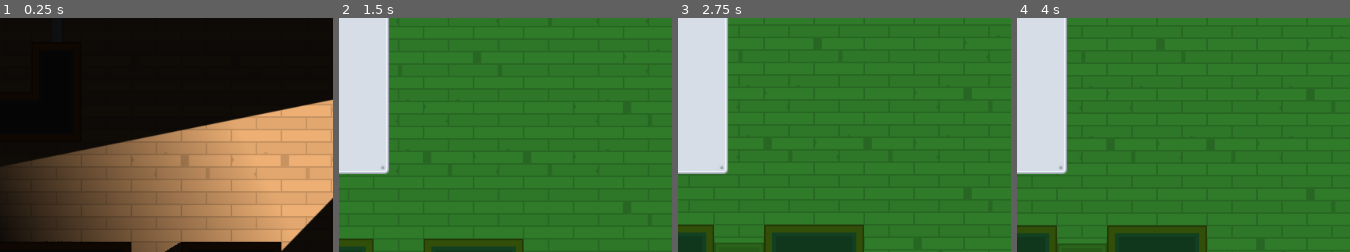
Above: before the commit, frames 1-4 (left to right).
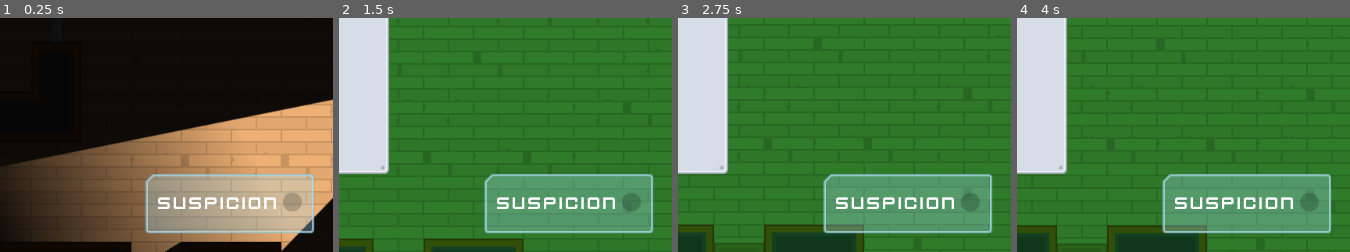
Above: after the commit, the same moments.

Repository: kleimaj/top-down-sneaky
Game: Godot game, scene res://Levels/Level1.tscn
The game is run twice, just before and just after one commit, with the same random seed, the same clock (stepped at 60 frames per second) and the same inputs.
Inputs (mouse positions are % of the whole screen's width and height, from its top left):
- Up to frame 1 (0.25 s): no input
- Up to frame 2 (1.5 s): tap Enter at 0.5 s; move the mouse to (81, 29) at 0.52 s; hold D (move_right) 0.53-1.28 s; tap Space (fire) at 0.6, 1.35 s; click (81, 29) at 0.67 s; move the mouse to (48, 50) at 1.27 s; hold S (move_down) from 1.28 s (still down); click (48, 50) at 1.42 s
- Up to frame 3 (2.75 s): release S (move_down) at 2 s; click "OK" at 2 s
- Up to frame 4 (4 s): click "OK" at 2.75 s; click "1" at 3.5 s
The pictures show only the part of the screen within x 50-100%, y 50-100%; the shares and areas given below are measured in that part.

The runs differ from the first frame. In frame 1, 13% of the frame differs, in the area x 43-95%, y 66-93%; in frame 2, 13%; in frame 3, 13%; in frame 4, 13%.
Error in both runs: Invalid get index '0' (on base: 'PoolVector2Array'). (res://Characters/NPCs/Guard.gd:22)

Commit message:
initializes suspicion meter in GUI

Diff:
--- /dev/null
+++ b/Interface/GUI.tscn
@@ -0,0 +1,63 @@
+[gd_scene load_steps=5 format=2]
+
+[ext_resource path="res://GFX/Interface/PNG/glassPanel_cornerTL.png" type="Texture" id=1]
+[ext_resource path="res://Interface/Theme.tres" type="Theme" id=2]
+[ext_resource path="res://GFX/Interface/PNG/dot_shadow.png" type="Texture" id=3]
+[ext_resource path="res://GFX/Interface/PNG/dotRed.png" type="Texture" id=4]
+
+[node name="GUI" type="CanvasLayer"]
+
+[node name="Control" type="Control" parent="."]
+anchor_right = 1.0
+anchor_bottom = 1.0
+mouse_filter = 2
+theme = ExtResource( 2 )
+__meta__ = {
+"_edit_use_anchors_": false
+}
+
+[node name="NinePatchRect" type="NinePatchRect" parent="Control"]
+anchor_left = 1.0
+anchor_top = 1.0
+anchor_right = 1.0
+anchor_bottom = 1.0
+margin_left = -240.0
+margin_top = -100.0
+margin_right = -24.0
+margin_bottom = -24.0
+texture = ExtResource( 1 )
+patch_margin_left = 20
+patch_margin_top = 20
+patch_margin_right = 20
+patch_margin_bottom = 20
+__meta__ = {
+"_edit_use_anchors_": false
+}
+
+[node name="CenterContainer" type="CenterContainer" parent="Control/NinePatchRect"]
+anchor_right = 1.0
+anchor_bottom = 1.0
+margin_left = 6.0
+margin_top = 6.0
+margin_right = -6.0
+margin_bottom = -6.0
+
+[node name="HBoxContainer" type="HBoxContainer" parent="Control/NinePatchRect/CenterContainer"]
+margin_left = 10.0
+margin_top = 18.0
+margin_right = 194.0
+margin_bottom = 45.0
+
+[node name="Label" type="Label" parent="Control/NinePatchRect/CenterContainer/HBoxContainer"]
+margin_right = 156.0
+margin_bottom = 27.0
+custom_colors/font_color = Color( 1, 1, 1, 1 )
+text = "Suspicion"
+
+[node name="TextureProgress" type="TextureProgress" parent="Control/NinePatchRect/CenterContainer/HBoxContainer"]
+margin_left = 160.0
+margin_right = 184.0
+margin_bottom = 27.0
+texture_under = ExtResource( 3 )
+texture_progress = ExtResource( 4 )
+fill_mode = 4
--- a/Levels/TemplateLevel.tscn
+++ b/Levels/TemplateLevel.tscn
@@ -1,9 +1,10 @@
-[gd_scene load_steps=22 format=2]
+[gd_scene load_steps=23 format=2]
 
 [ext_resource path="res://Tiles/Tiles.tres" type="TileSet" id=1]
 [ext_resource path="res://Characters/Player.tscn" type="PackedScene" id=2]
 [ext_resource path="res://GFX/Tilesheet/tilesheet_complete.png" type="Texture" id=3]
 [ext_resource path="res://Interface/VisionMode.tscn" type="PackedScene" id=4]
+[ext_resource path="res://Interface/GUI.tscn" type="PackedScene" id=5]
 
 [sub_resource type="OccluderPolygon2D" id=8]
 polygon = PoolVector2Array( 0, 0, 64, 0, 64, 64, 0, 64 )
@@ -262,3 +263,5 @@
 [node name="LockedDoors" type="Node" parent="."]
 
 [node name="Computers" type="Node" parent="."]
+
+[node name="GUI" parent="." instance=ExtResource( 5 )]
